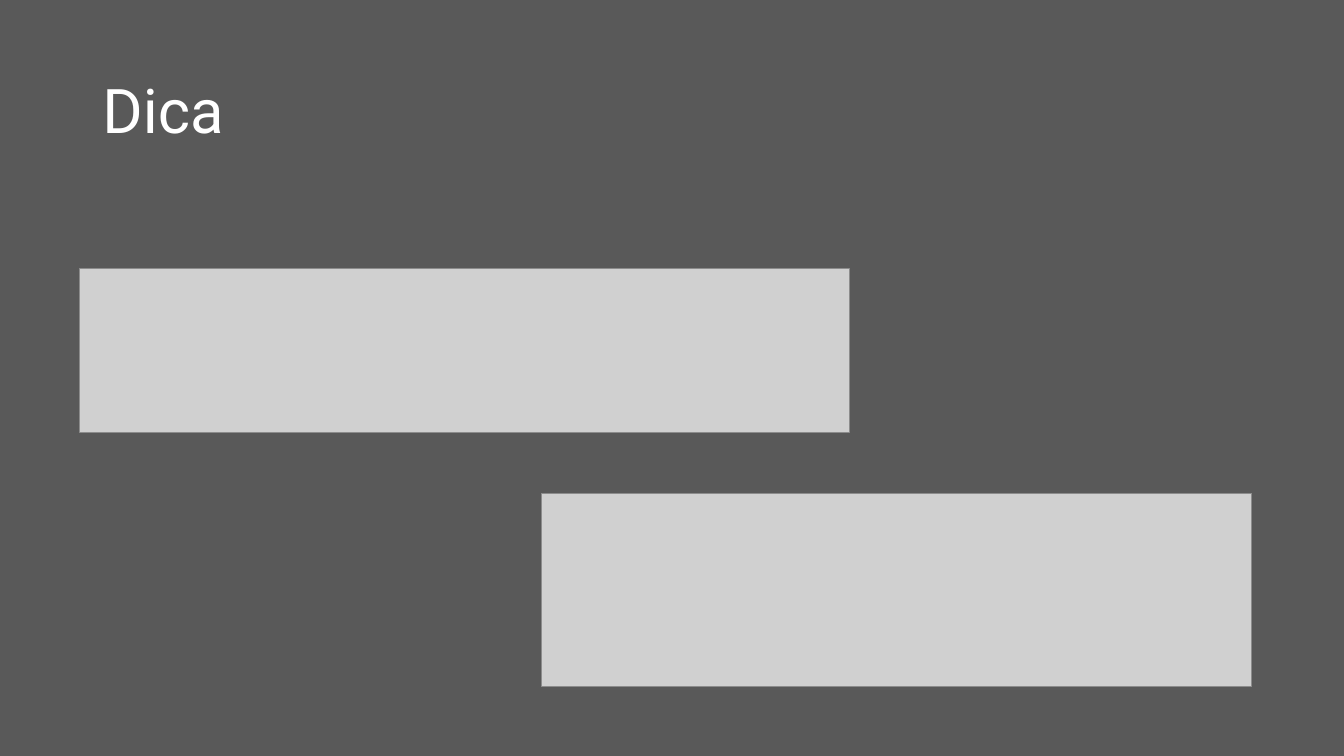
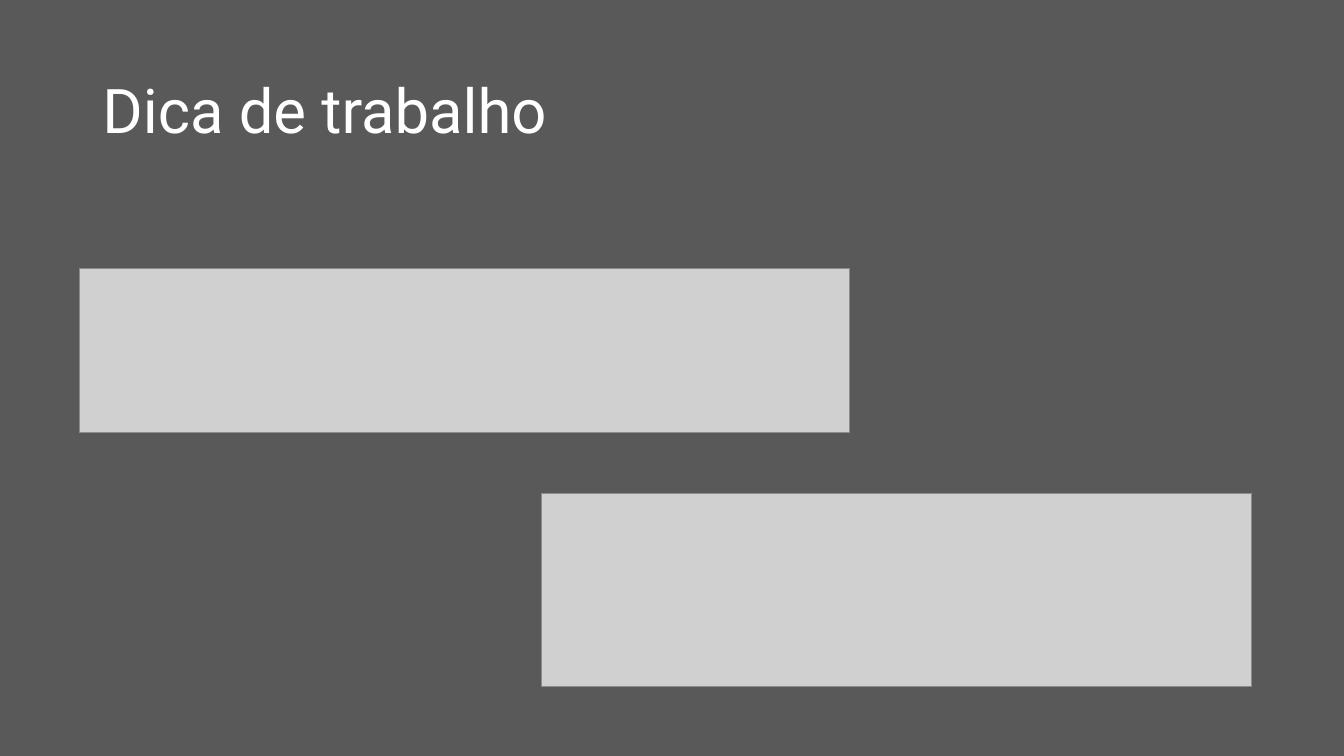
Before and after one commit to daniloasdotcom/Bioquimica-com-Danilo, a slide deck: slide 15 of static/aulas/vida_e_energia.pptx. Drawn at 1344x756 pixels with LibreOffice and Linux fonts; fonts in the diff are those of the drawing; grey boxes stand for pictures. Boxes give left, top, right and bottom in pixels: in the first picture for what was removed or moved away, otherwise in the second. Text is boxed around its words. In the diff, an @@ line names an element or a change of style, - is before the commit and + after.

```diff
--- a/static/aulas/vida_e_energia.pptx
+++ b/static/aulas/vida_e_energia.pptx
@@ title at [102,87,546,134]: text changed @@
-Dica
+Dica de trabalho
```
Also in this commit, not shown: 1 other slide changed, 1 other file.
